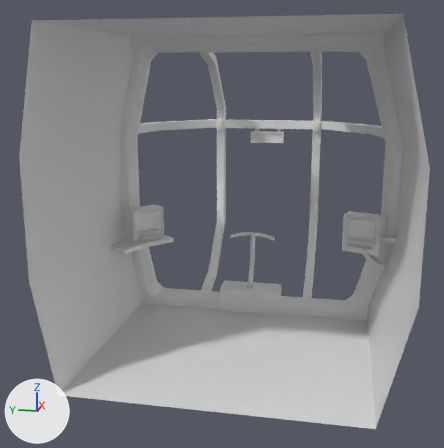
A saved change to the FBX model Assets/Models/Submarine/Sub_Cockpit.FBX.
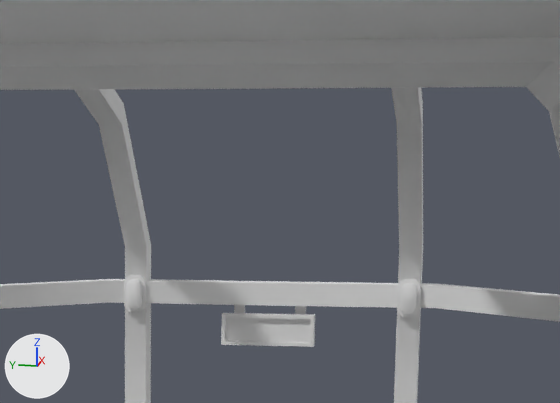
The first picture shows the older version from a 50 mm lens placed at (-68.0, -4.6, 16.1), pointed at (-24.1, 4.2, 5.1). The close-ups show both versions on the part from 39% to 83% of the width and 5% to 36% of the height of that picture; other places that the commit changed are outside them. Lighting does not change. The marker at lower left points along +X, +Y and +Z. Where no turn or scale is listed for an object, it has been applied to the vertices.

Names of what the first close-up shows: 'Console003', 'ConsoleSupport002', 'ConsoleSupport006', 'Frame00', 'Frame01', 'Frame02', 'Lamp002', 'Lamp01', 'Willypit'.
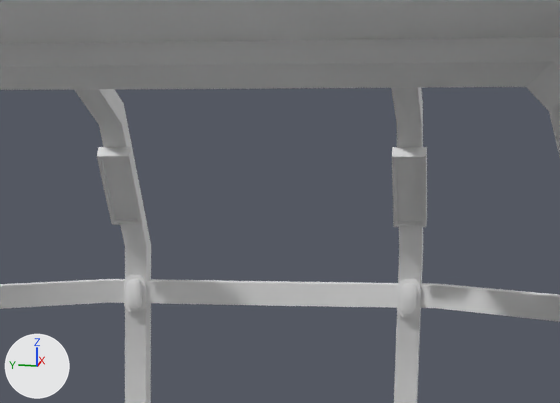
Patch to the scene script:
```diff
--- a/Assets/Models/Submarine/Sub_Cockpit.FBX.py
+++ b/Assets/Models/Submarine/Sub_Cockpit.FBX.py
@@ me_mesh_010_1 @@
+me_mesh_010_1 = me_mesh_012.copy(); me_mesh_010_1.name = 'Mesh.010'  # the mesh of ob_frame00
@@ me_mesh_024_1 @@
+me_mesh_024_1.from_pydata([(-1.06, -0.5, 1.06), (-1.06, 0.5, 1.06), (1.06, -0.5, -1.06), (1.06, 0.5, -1.06), (-1.33, -0.5, 0.8), (-1.33, 0.5, 0.8), (0.8, -0.5, -1.33), (0.8, 0.5, -1.33), (-1.24, -0.38, 0.71), (-1.24, 0.38, 0.71), (0.71, 0.38, -1.24), (0.71, -0.38, -1.24), (-1.16, -0.38, 0.8), (-1.16, 0.38, 0.8), (0.8, 0.38, -1.16), (0.8, -0.38, -1.16)], [], [(0, 2, 3, 1), (12, 13, 14, 15), (0, 1, 5, 4), (1, 3, 7, 5), (3, 2, 6, 7), (2, 0, 4, 6), (4, 5, 9, 8), (5, 7, 10, 9), (7, 6, 11, 10), (6, 4, 8, 11), (8, 9, 13, 12), (9, 10, 14, 13), (10, 11, 15, 14), (11, 8, 12, 15)])
@@ ob_frame02 @@
-ob_frame02 = bpy.data.objects.new('Frame02', me_mesh_011)
+ob_frame02 = bpy.data.objects.new('Frame02', me_mesh_010_1)
 ob_frame02.location = (-14.83, -2.16, 7.6)
@@ ob_consolesupport006 @@
-ob_consolesupport006 = bpy.data.objects.new('ConsoleSupport006', me_mesh_025)
-ob_consolesupport006.location = (-10.94, 3.51, 10.96)
@@ ob_consolesupport002 @@
-ob_consolesupport002 = bpy.data.objects.new('ConsoleSupport002', me_mesh_010)
-ob_consolesupport002.location = (-10.94, 1.52, 10.96)
@@ ob_console003 @@
 ob_console003 = bpy.data.objects.new('Console003', me_mesh_009)
-ob_console003.location = (-11.17, 2.49, 10.33)
-ob_console003.rotation_euler = (3.142, 1.571, 0.0)  # degrees (180, 90, 0)
+ob_console003.location = (-13.4, 6.89, 15.01)
+ob_console003.rotation_euler = (-2.356, 0.0, 1.571)  # degrees (-135, 0, 90)
@@ ob_console005 @@
+ob_console005 = bpy.data.objects.new('Console005', me_mesh_024_1)
+ob_console005.location = (-13.4, -1.99, 15.01)
```

Location of each change, (x1, y1, x2, y2) in pixels of the close-ups (560 x 403 px):
'Console003', moved, turned
    before: (221, 313, 315, 347)
    after: (97, 147, 144, 225)
'Console005', added
    after: (392, 147, 427, 227)
'ConsoleSupport006', deleted
    before: (234, 305, 245, 313)
'ConsoleSupport002', deleted
    before: (295, 306, 306, 314)
